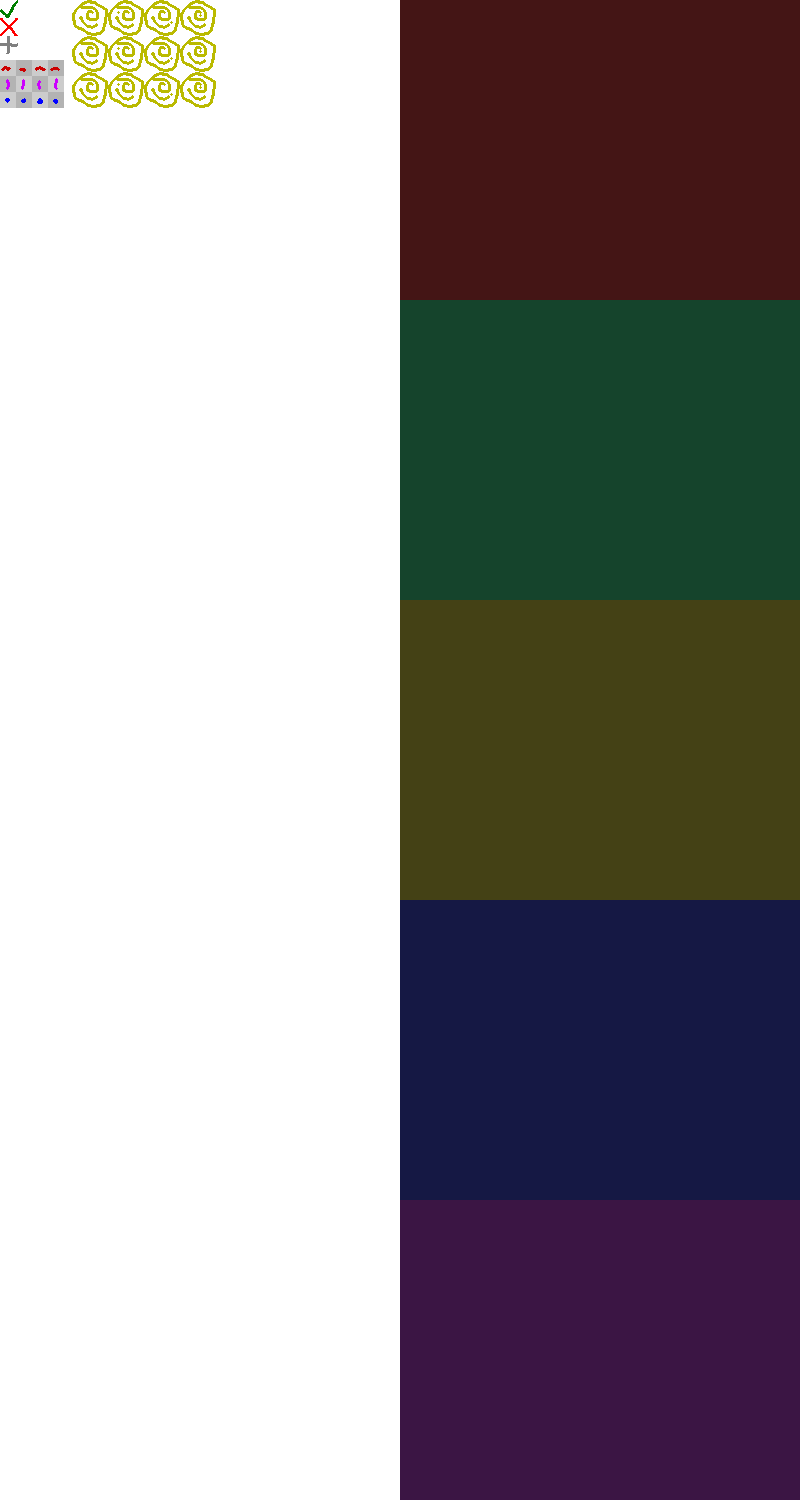
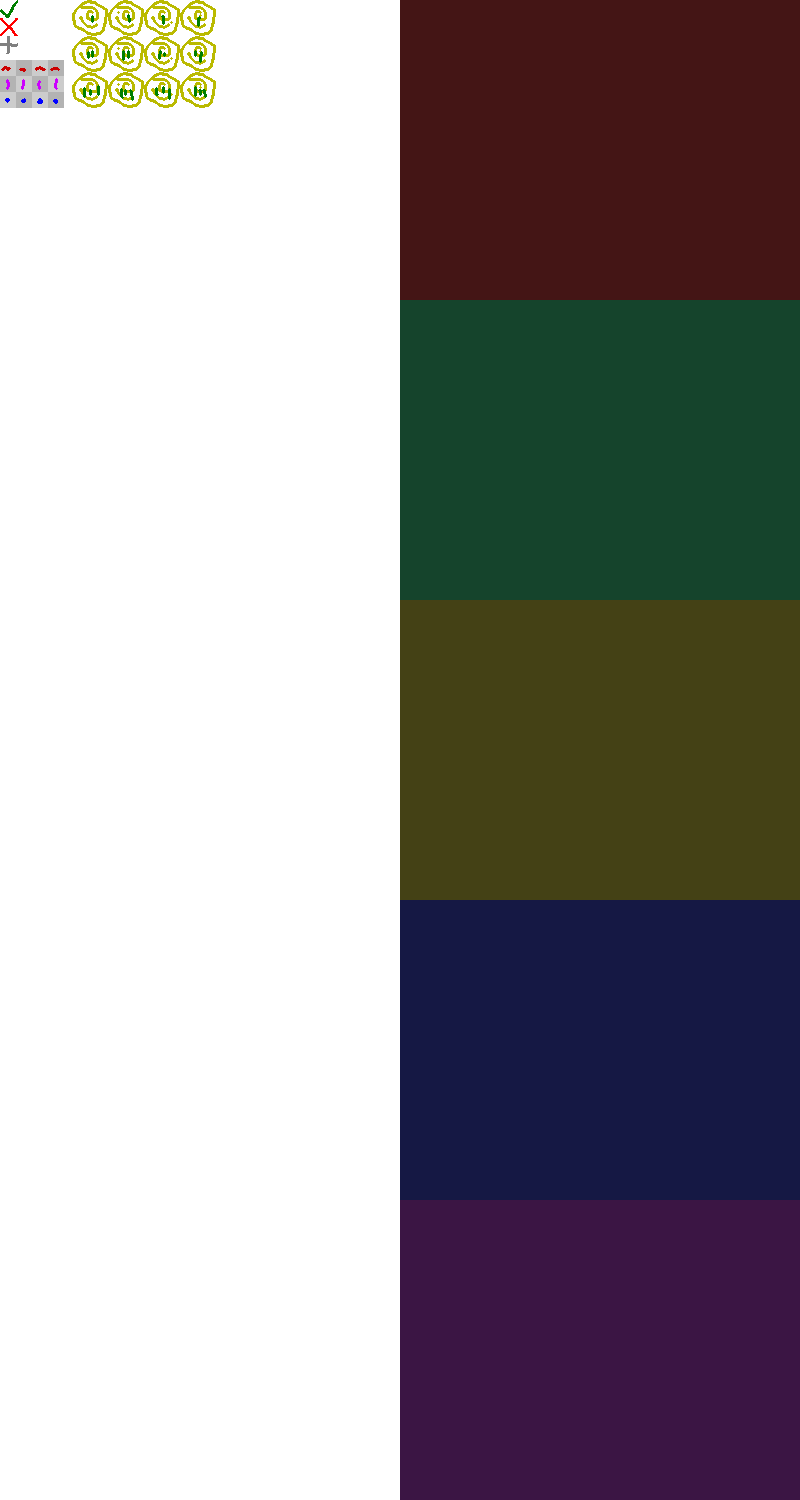
Revision of a layered 800 × 1500 image; what changed, layer by layer:
painted on "gfx" over (83, 14, 207, 101)
